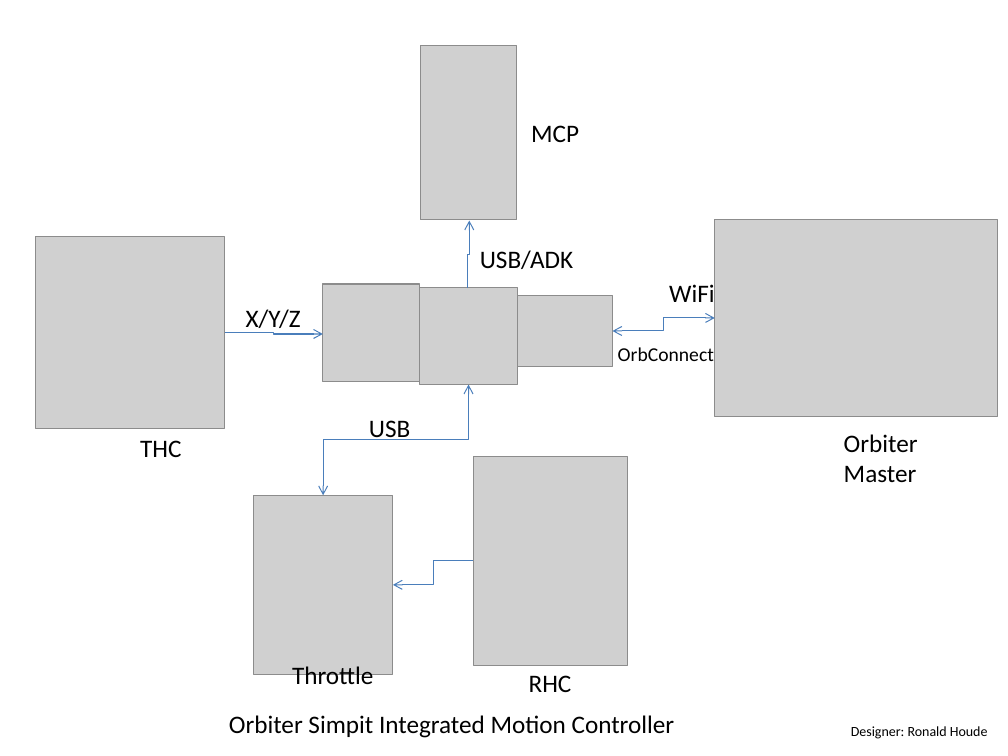
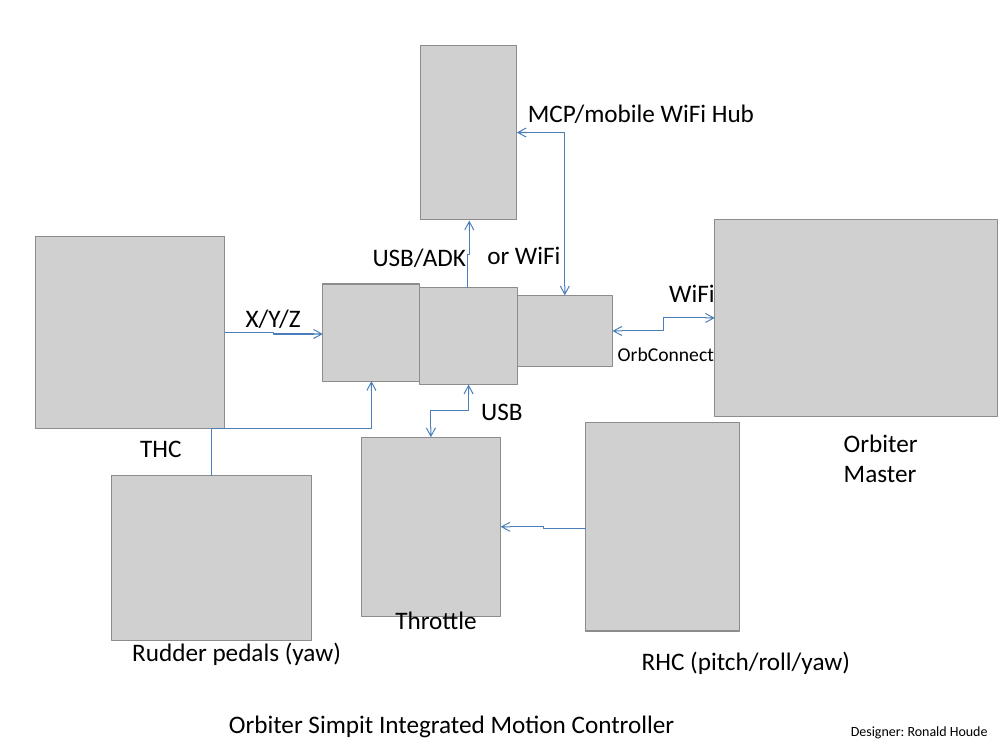
Before and after one commit to perdlespedales/OrbiterIntegratedMotionController, a slide deck: slide 1 of Conceptual/OrbiterMotionController.pptx. Drawn at 1008x756 pixels with LibreOffice and Linux fonts; fonts in the diff are those of the drawing; grey boxes stand for pictures. Boxes give left, top, right and bottom in pixels: in the first picture for what was removed or moved away, otherwise in the second. Text is boxed around its words. In the diff, an @@ line names an element or a change of style, - is before the commit and + after.

Commit message:
Updated Conceptual Diagram
I made the following changes to the conceptual diagram:
1) added rudder pedals (yaw axix selection will be done via MCP). These
will be re-used CH Products Rudder Pedals used previously with MSFS;
2) added option for WiFi interface for MCP;
3) added mobile WiFi hub for Android mobile phone. Could be especially
useful on the road.

```diff
--- a/Conceptual/OrbiterMotionController.pptx
+++ b/Conceptual/OrbiterMotionController.pptx
@@ text at (528,104,754,123): text changed @@
-MCP
+MCP/mobile WiFi Hub
@@ elbow double arrow added from (517, 132) to (564, 295), #4B7EBC 0.75 pt @@
@@ text "USB/ADK": place and size @@
-text "USB/ADK" at (480,250,573,269)
+text "USB/ADK" at (373,248,466,267)
@@ text added at (487,246,561,264), 18 pt, text #000000 @@
+or WiFi
@@ elbow arrow added from (212, 476) to (371, 381), #4B7EBC 0.75 pt @@
@@ elbow double arrow moved from (324, 495) - (469, 385) to (430, 437) - (469, 385) @@
@@ text "USB": place and size @@
-text "USB" at (369,420,410,440)
+text "USB" at (481,403,522,420)
@@ picture: place and size @@
-picture at (253,495,393,674)
+picture at (361,437,501,617)
@@ picture: place and size @@
-picture at (474,457,628,665)
+picture at (586,422,740,631)
@@ picture added at (112,476,311,640) @@
@@ elbow arrow moved from (474, 560) - (393, 585) to (586, 528) - (501, 527) @@
@@ text "Throttle": place and size @@
-text "Throttle" at (292,666,373,691)
+text "Throttle" at (395,611,476,636)
@@ text added at (132,640,341,665), 18 pt, text #000000 @@
+Rudder pedals (yaw)
@@ text at (642,651,850,674): text changed @@
-RHC
+RHC (pitch/roll/yaw)
```
Also in this commit, not shown: 1 other file.
